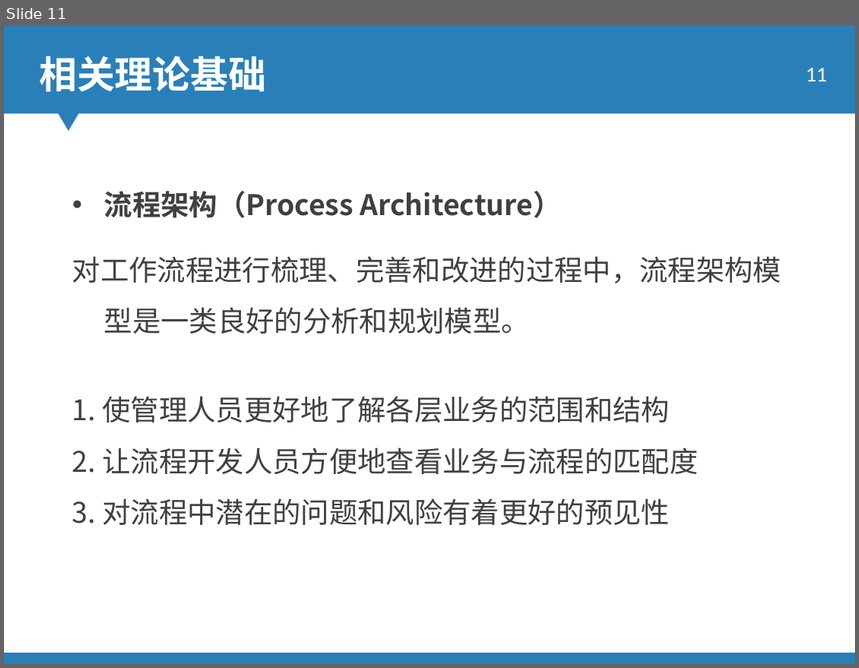
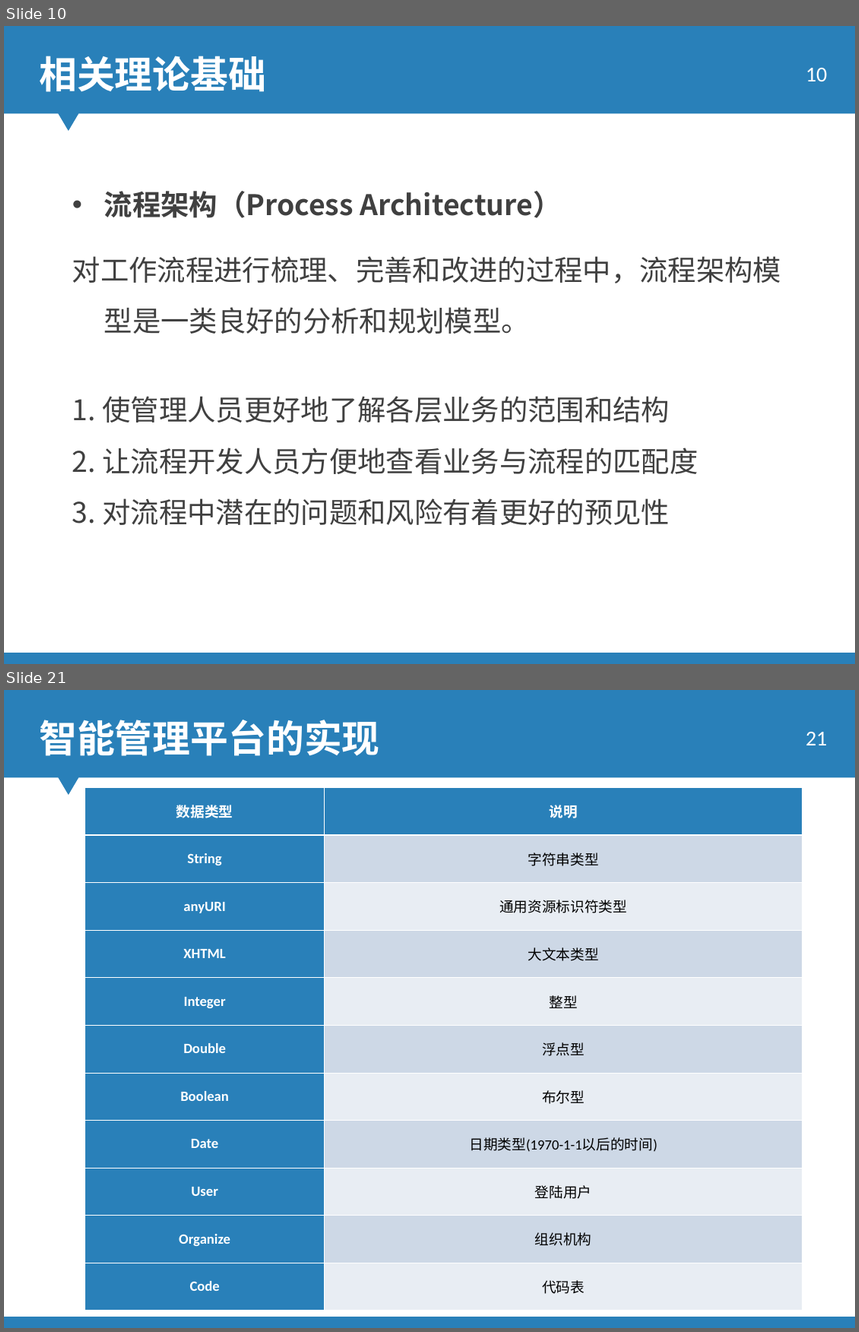
Before and after one commit to ky4910/KimThesis, a slide deck: 答辩_0610_JY.ppt. Shown one above the other, each under a label of ours: slide 11 before the commit, slides 10 and 21 after it; the slides between them are not shown. The pictures are 859x668 and 859x1332 pixels, drawn with LibreOffice and Linux fonts; fonts in the diff are those of the drawing; background and template pictures are left out; a plain dark background stands for a picture behind light text. Boxes give left, top, right and bottom in pixels: in the first picture for what was removed or moved away, otherwise in the second. Text is boxed around its words. In the diff, an @@ line names an element or a change of style, - is before the commit and + after.

```diff
--- a/答辩_0610_JY.ppt
+++ b/答辩_0610_JY.ppt
@@ slide 21 added at (4,690,855,1328), background picture (left out); not listed: 2 template elements that a slide beside it also shows @@
@@ text added at (39,720,379,756), 32 pt, text #FFFFFF, bold @@
+智能管理平台的实现
@@ page number added at (806,732,827,745), 18 pt, text #FFFFFF @@
+21
@@ table added at (85,788,803,1312), 11 rows, 2 columns @@
+数据类型 | 说明
+String | 字符串类型
+anyURI | 通用资源标识符类型
+XHTML | 大文本类型
+Integer | 整型
+Double | 浮点型
+Boolean | 布尔型
+Date | 日期类型(1970-1-1以后的时间)
+User | 登陆用户
+Organize | 组织机构
+Code | 代码表
@@ what was slide 11 is now slide 10 @@
@@ page number at (806,68,827,81): text changed @@
-11
+10
```
Also in this commit, not shown: 6 slides changed, 19 other slides added, 13 slides removed, 1 other file.
